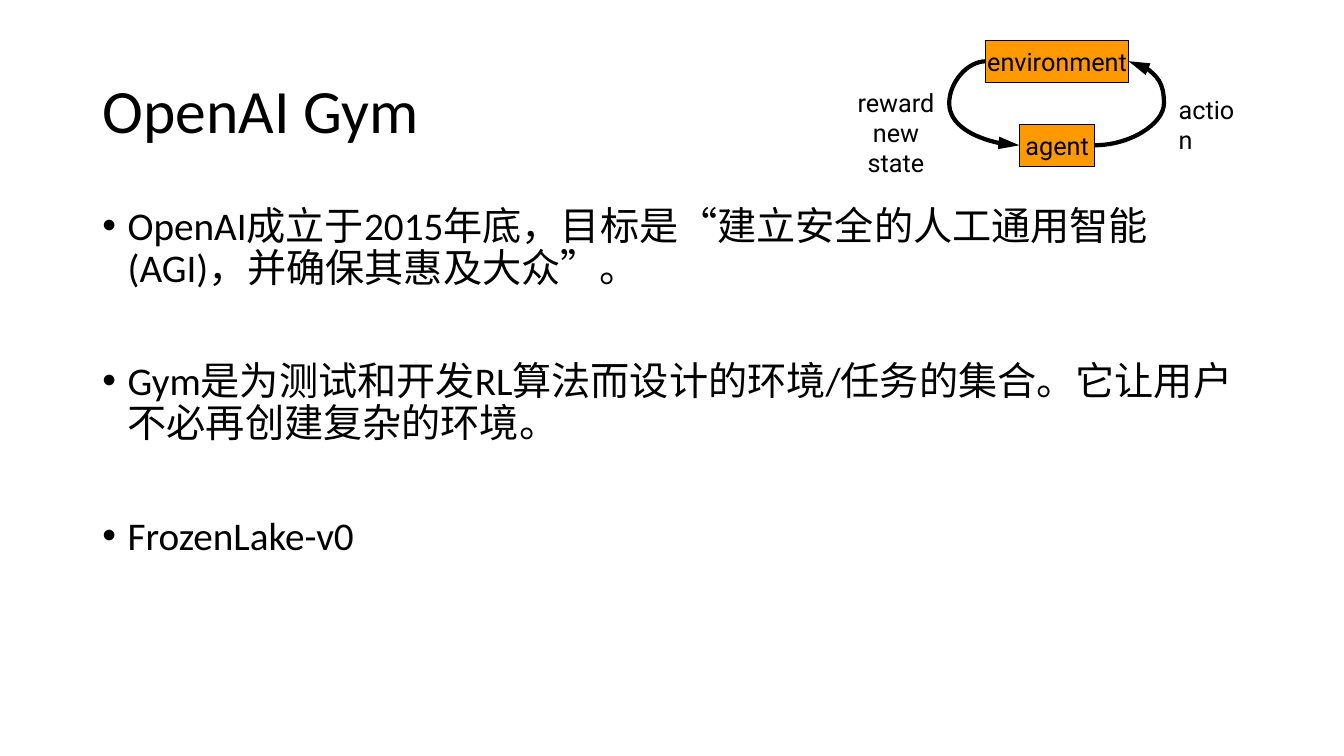
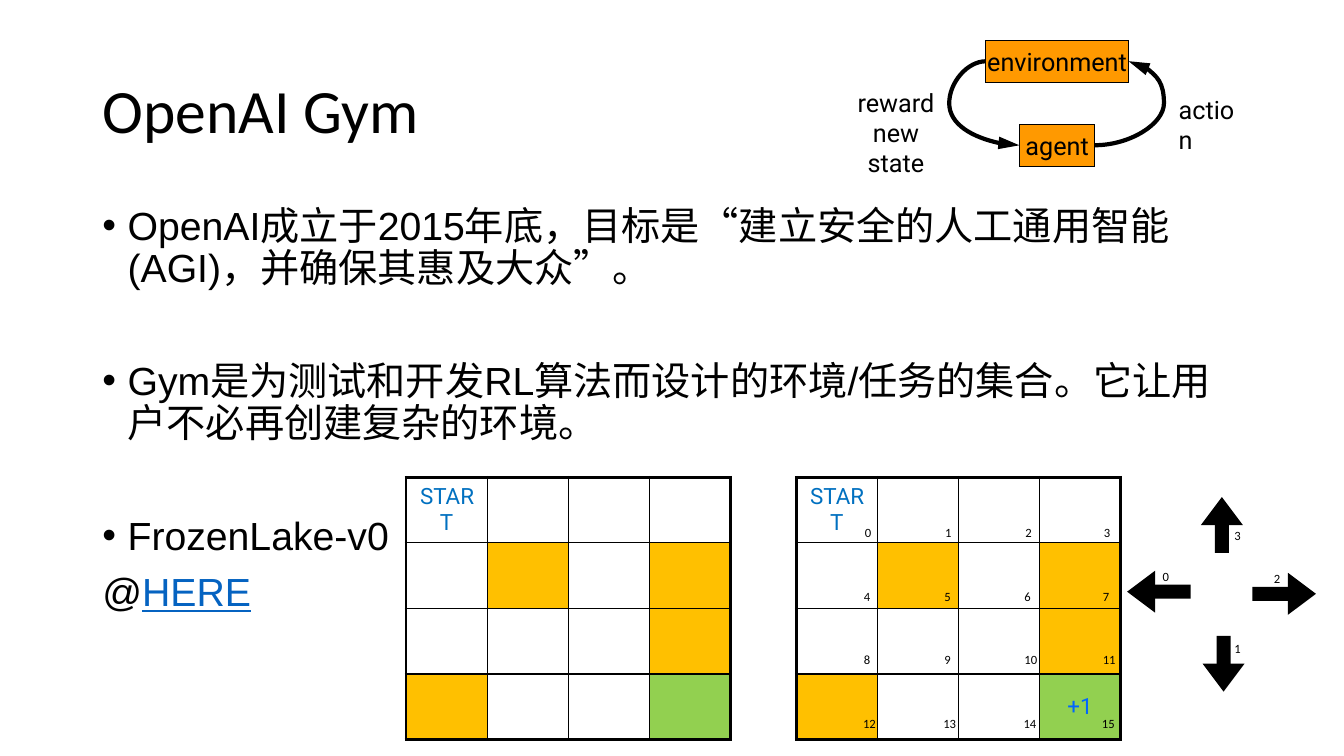
Before and after one commit to foamliu/Learning-DL, a slide deck: slide 5 of rl/RL.pptx (slide 17 before the commit). Drawn at 1344x756 pixels with LibreOffice and Linux fonts; fonts in the diff are those of the drawing. Boxes give left, top, right and bottom in pixels: in the first picture for what was removed or moved away, otherwise in the second. Text is boxed around its words. In the diff, an @@ line names an element or a change of style, - is before the commit and + after.

```diff
--- a/rl/RL.pptx
+++ b/rl/RL.pptx
@@ text at (128,209,1211,551): font Calibri to Arial @@
@@ table added at (406,477,730,739), 4 rows, 4 columns @@
+START |  |  | 
+ |  |  | 
+ |  |  | 
+ |  |  | 
@@ table added at (797,477,1120,739), 4 rows, 4 columns @@
+START |  |  | 
+ |  |  | 
+ |  |  | 
+ |  |  | +1
@@ arrow added from (1222, 554) to (1222, 497), #000000 10 pt @@
@@ text added at (865,529,871,537), 9 pt, text #000000 @@
+0
@@ text added at (945,529,951,537), 9 pt, text #000000 @@
+1
@@ text added at (1025,529,1031,537), 9 pt, text #000000 @@
+2
@@ text added at (1104,529,1110,537), 9 pt, text #000000 @@
+3
@@ text added at (1234,532,1240,540), 9 pt, text #000000 @@
+3
@@ text at (102,577,250,612): paragraph added @@
+@HERE
@@ text added at (864,593,870,601), 9 pt, text #000000 @@
+4
@@ text added at (944,593,950,601), 9 pt, text #000000 @@
+5
@@ text added at (1024,592,1030,601), 9 pt, text #000000 @@
+6
@@ text added at (1103,593,1109,601), 9 pt, text #000000 @@
+7
@@ arrow added from (1191, 592) to (1127, 592), #000000 10 pt @@
@@ text added at (1163,573,1169,585), 9 pt, text #000000 @@
+0
@@ arrow added from (1253, 594) to (1317, 594), #000000 10 pt @@
@@ text added at (1274,575,1280,583), 9 pt, text #000000 @@
+2
@@ text added at (864,655,870,664), 9 pt, text #000000 @@
+8
@@ text added at (944,656,950,664), 9 pt, text #000000 @@
+9
@@ text added at (1024,656,1037,664), 9 pt, text #000000 @@
+10
@@ text added at (1103,656,1116,664), 9 pt, text #000000 @@
+11
@@ arrow added from (1224, 636) to (1224, 692), #000000 10 pt @@
@@ text added at (1234,645,1240,653), 9 pt, text #000000 @@
+1
@@ text added at (863,720,876,728), 9 pt, text #000000 @@
+12
@@ text added at (943,720,956,728), 9 pt, text #000000 @@
+13
@@ text added at (1024,720,1037,728), 9 pt, text #000000 @@
+14
@@ text added at (1102,720,1115,728), 9 pt, text #000000 @@
+15
```
Also in this commit, not shown: 6 other slides changed, 2 slides added, 1 slide removed, 2 other files.
